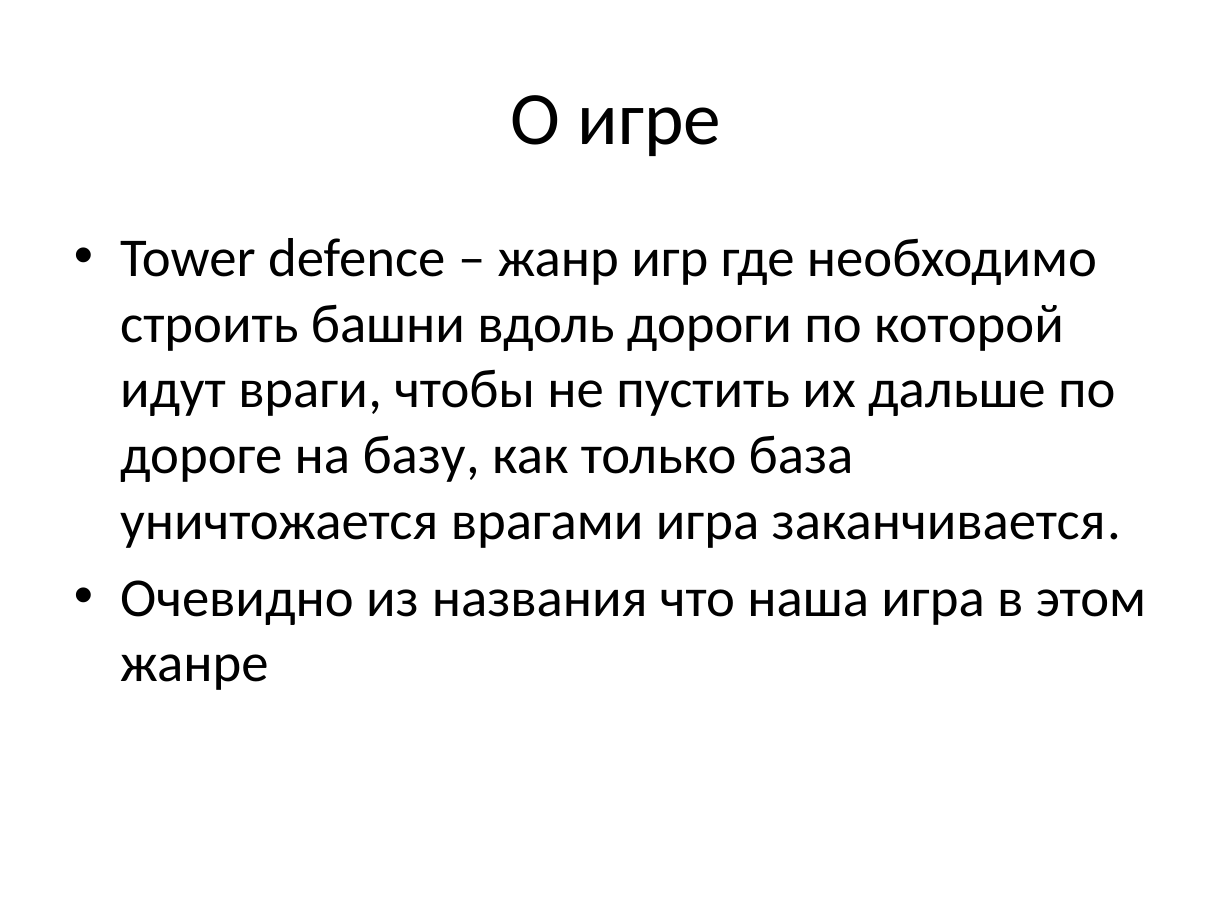
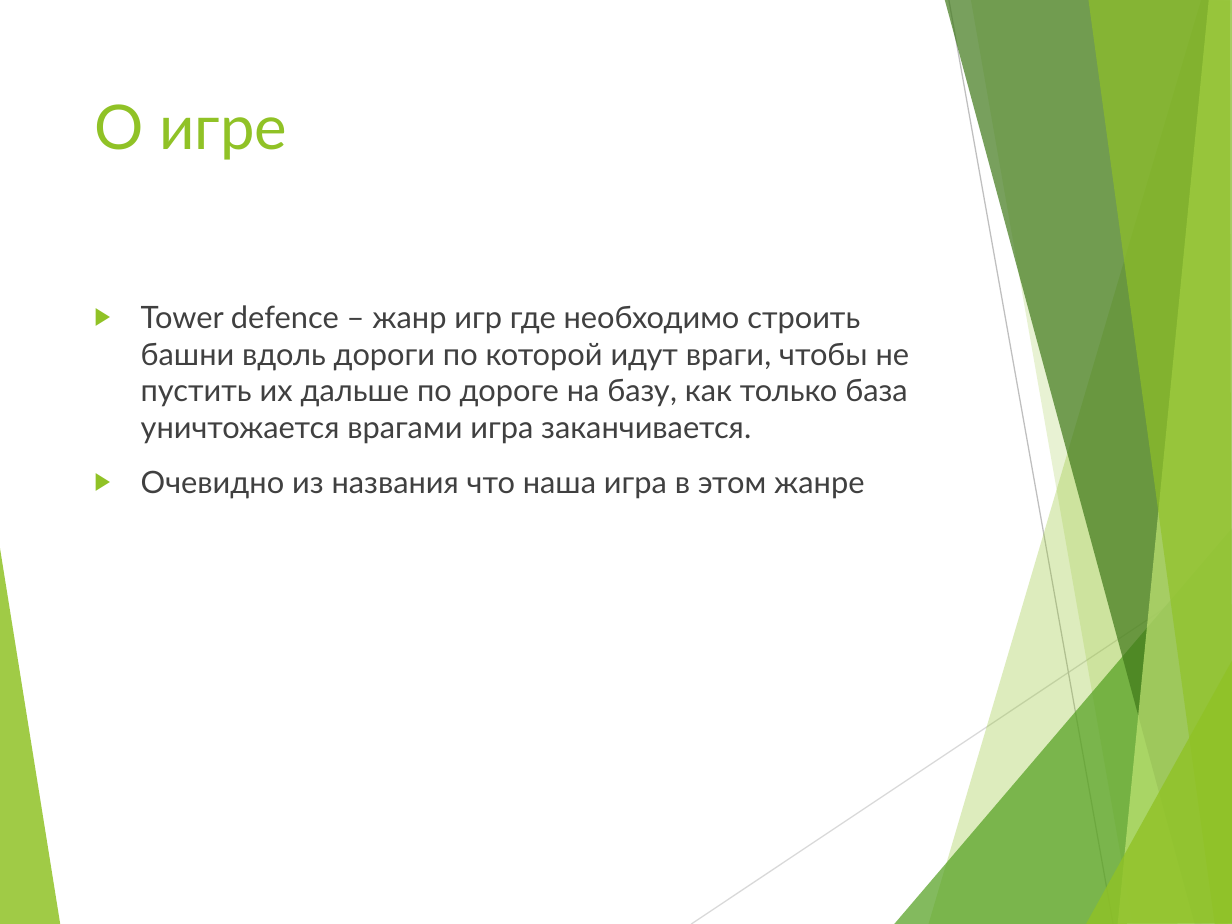
Before and after one commit to Mixaxa1/td-game-project, a slide deck: slide 2 of Презентация.pptx. Drawn at 1232x924 pixels with LibreOffice and Linux fonts; fonts in the diff are those of the drawing. Boxes give left, top, right and bottom in pixels: in the first picture for what was removed or moved away, otherwise in the second. Text is boxed around its words. In the diff, an @@ line names an element or a change of style, - is before the commit and + after.

```diff
--- a/Презентация.pptx
+++ b/Презентация.pptx
@@ title "О игре": place and size @@
-title "О игре" at box(511, 95, 721, 156)
+title "О игре" at box(94, 104, 287, 160)
@@ title "О игре" at box(94, 104, 287, 160): size 44 to 36 pt, font Calibri to Lato, text colour #000000 to #90C226; alignment centre to left; vertical alignment middle to top @@
@@ text "Tower defence – жанр игр ...": place and size @@
-text "Tower defence – жанр игр ..." at box(120, 238, 1146, 690)
+text "Tower defence – жанр игр ..." at box(141, 305, 910, 499)
@@ text "Tower defence – жанр игр ..." at box(141, 305, 910, 499): size 32 to 18 pt, font Calibri to Lato, text colour #000000 to #404040; bullet • to ▶; more space between paragraphs @@
@@ group added at box(0, 0, 1232, 924): 8 freeform shapes, 2 lines @@
```
Also in this commit, not shown: 5 other slides changed, 2 slides added, 1 other file.
